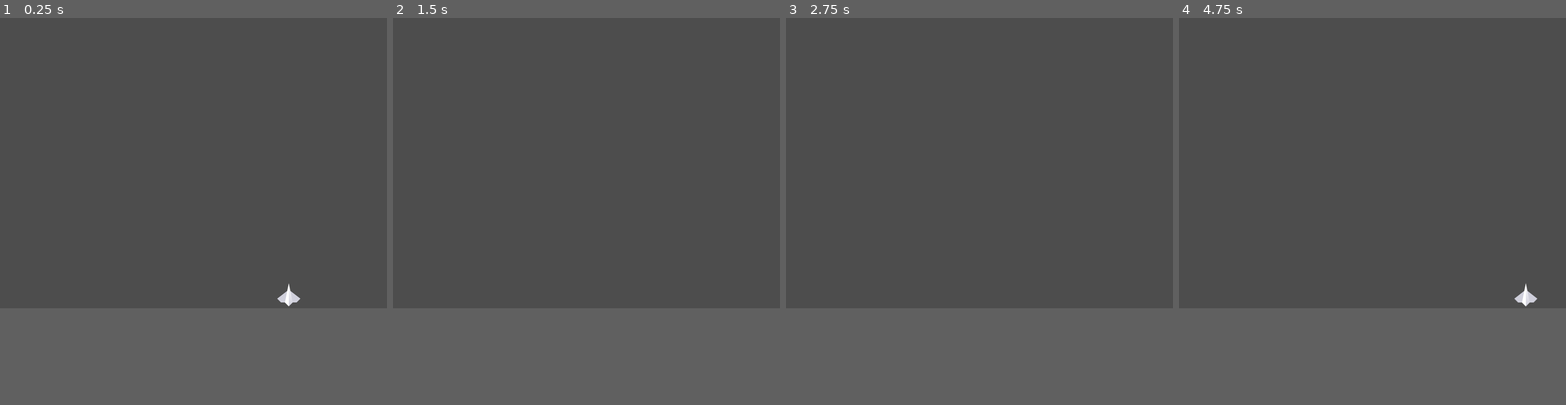
Above: before the commit, frames 1-4 (left to right).
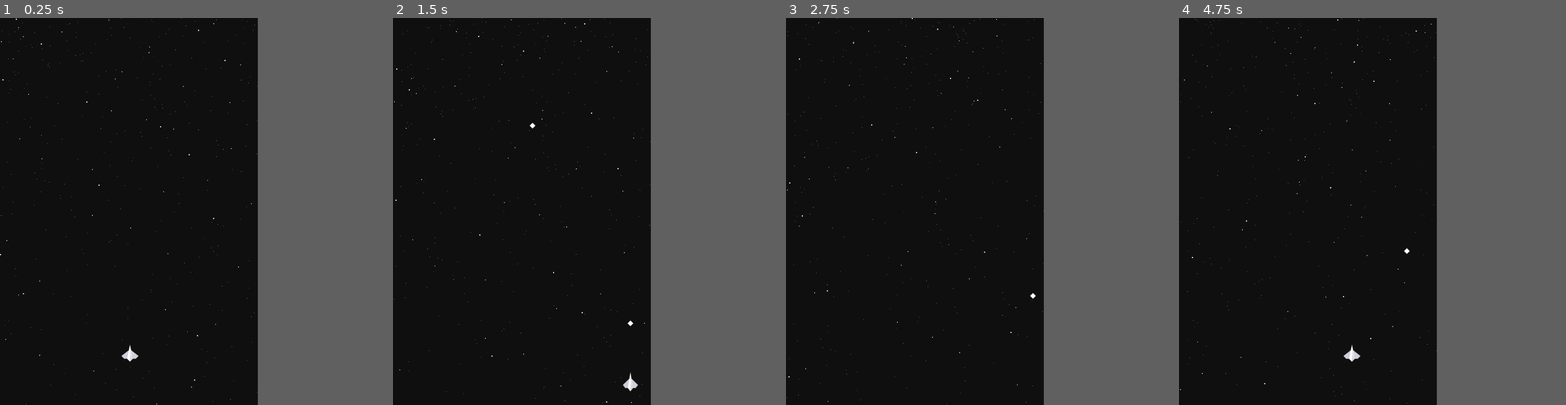
Above: after the commit, the same moments.

Repository: douglinley/pewpew
Game: Godot game, scene res://Scenes/game.tscn
Two runs of this game, one before a commit and one after it. Both use one fixed random seed, a clock stepped at 60 frames per second and the inputs below.
Inputs:
- Up to frame 1 (0.25 s): no input
- Up to frame 2 (1.5 s): hold D (right) 0.53-1.28 s; tap Space (shoot) at 0.6, 1.35 s; hold S (down) from 1.28 s (still down)
- Up to frame 3 (2.75 s): release S (down) at 2.03 s; hold D (right) from 2.03 s (still down); tap Space (shoot) at 2.1 s
- Up to frame 4 (4.75 s): release D (right) at 2.78 s; hold W (up) 2.78-3.53 s; tap Space (shoot) at 2.85, 3.6, 4.35 s; hold A (left) from 3.53 s (still down)
The window is 800x600 before the commit and 533x800 after it. Grey fills any space a smaller window leaves; there, only what the larger window draws over its background counts as a difference.

The runs differ from the first frame. In frame 1, 50% of the frame differs, in the area x 0-78%, y 0-100%; in frame 2, 50%; in frame 3, 50%; in frame 4, 50%.

Commit message:
Added a starfield

Diff:
--- a/Scenes/game.tscn
+++ b/Scenes/game.tscn
@@ -1,15 +1,72 @@
-[gd_scene load_steps=3 format=3 uid="uid://bw2x54ih8ckew"]
+[gd_scene load_steps=6 format=3 uid="uid://bw2x54ih8ckew"]
 
 [ext_resource type="Script" path="res://scripts/game.gd" id="1_4rlv6"]
 [ext_resource type="PackedScene" uid="uid://w2ta7sgydn1l" path="res://Prefabs/player.tscn" id="1_b43xo"]
+
+[sub_resource type="ParticleProcessMaterial" id="ParticleProcessMaterial_2vemn"]
+emission_shape = 3
+emission_box_extents = Vector3(360, 0, 0)
+particle_flag_disable_z = true
+spread = 0.0
+gravity = Vector3(0, 25, 0)
+orbit_velocity_min = 0.0
+orbit_velocity_max = 0.0
+
+[sub_resource type="ParticleProcessMaterial" id="ParticleProcessMaterial_msumd"]
+emission_shape = 3
+emission_box_extents = Vector3(360, 0, 0)
+particle_flag_disable_z = true
+spread = 0.0
+gravity = Vector3(0, 50, 0)
+orbit_velocity_min = 0.0
+orbit_velocity_max = 0.0
+scale_min = 2.0
+scale_max = 2.0
+
+[sub_resource type="ParticleProcessMaterial" id="ParticleProcessMaterial_ghico"]
+emission_shape = 3
+emission_box_extents = Vector3(360, 0, 0)
+particle_flag_disable_z = true
+spread = 0.0
+gravity = Vector3(0, 100, 0)
+orbit_velocity_min = 0.0
+orbit_velocity_max = 0.0
+scale_min = 3.0
+scale_max = 3.0
 
 [node name="Game" type="Node2D"]
 script = ExtResource("1_4rlv6")
 
 [node name="Player" parent="." instance=ExtResource("1_b43xo")]
-position = Vector2(300, 293)
+position = Vector2(300, 898)
 
 [node name="PlayerSpawn" type="Marker2D" parent="."]
-position = Vector2(597, 572)
+position = Vector2(363, 935)
 
 [node name="BulletContainer" type="Node2D" parent="."]
+
+[node name="StarfieldContainer" type="Node2D" parent="."]
+
+[node name="StarfieldFar" type="GPUParticles2D" parent="StarfieldContainer"]
+z_index = -100
+position = Vector2(360, -41)
+amount = 5000
+process_material = SubResource("ParticleProcessMaterial_2vemn")
+lifetime = 140.0
+preprocess = 20.0
+
+[node name="StarfieldMid" type="GPUParticles2D" parent="StarfieldContainer"]
+z_index = -100
+position = Vector2(360, -41)
+amount = 1000
+process_material = SubResource("ParticleProcessMaterial_msumd")
+lifetime = 140.0
+preprocess = 20.0
+
+[node name="StarfieldClose" type="GPUParticles2D" parent="StarfieldContainer"]
+z_index = -100
+position = Vector2(360, -41)
+amount = 500
+process_material = SubResource("ParticleProcessMaterial_ghico")
+lifetime = 140.0
+preprocess = 20.0
--- a/project.godot
+++ b/project.godot
@@ -17,8 +17,9 @@
 
 [display]
 
-window/size/viewport_width=800
-window/size/viewport_height=600
+window/size/viewport_width=720
+window/size/viewport_height=1080
+window/handheld/orientation=1
 
 [input]
 
@@ -51,3 +52,7 @@
 [navigation]
 
 3d/use_edge_connections=false
+
+[rendering]
+
+environment/defaults/default_clear_color=Color(0.0588235, 0.0588235, 0.0588235, 1)
